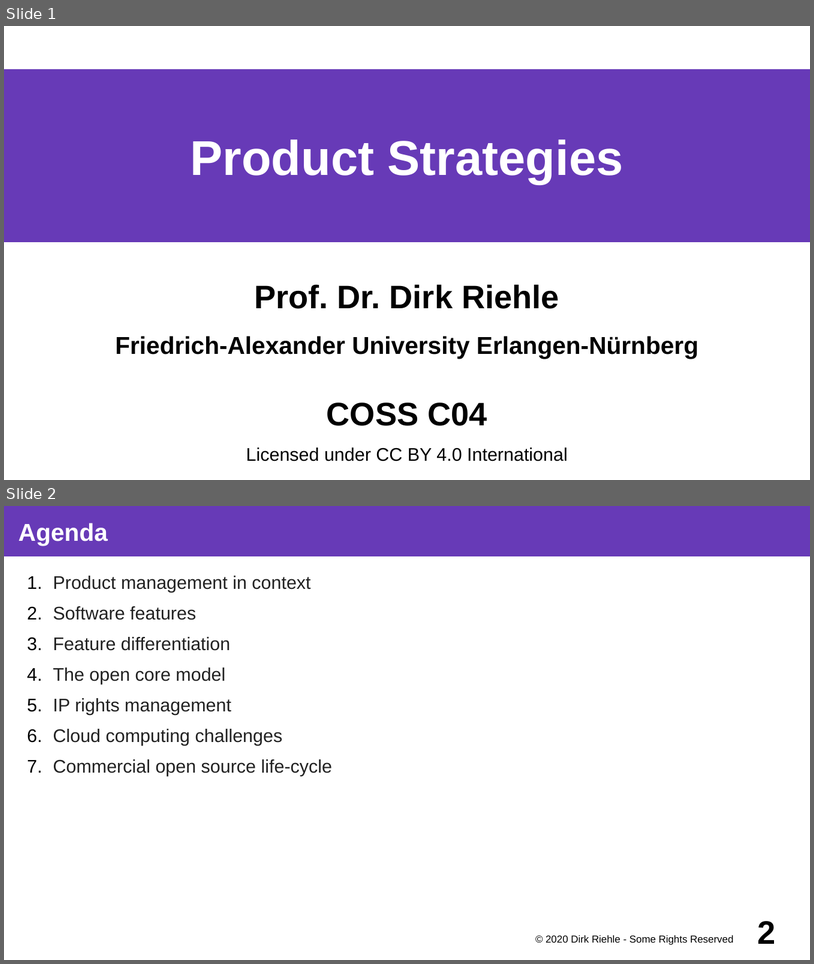
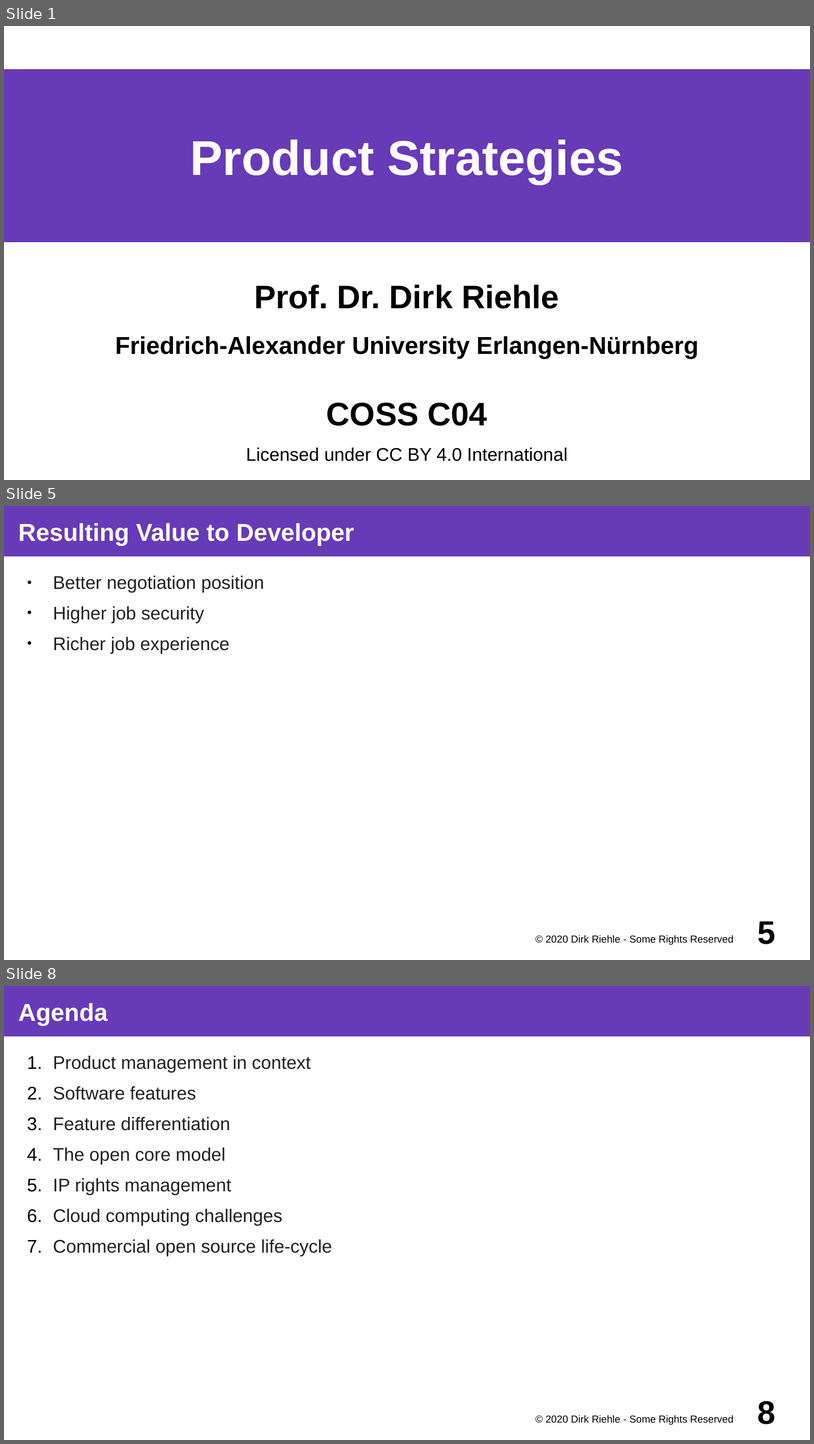
Before and after one commit to dirkriehle/coss-course, a slide deck: Lecture slides/COSS C04 - Product Strategies.odp. Shown one above the other, each under a label of ours: slides 1 and 2 before the commit, slides 1, 5 and 8 after it; the slides between them are not shown. The pictures are 814x964 and 814x1444 pixels, drawn with LibreOffice and Linux fonts; fonts in the diff are those of the drawing. Boxes give left, top, right and bottom in pixels: in the first picture for what was removed or moved away, otherwise in the second. Text is boxed around its words. In the diff, an @@ line names an element or a change of style, - is before the commit and + after.

```diff
--- a/Lecture slides/COSS C04 - Product Strategies.odp
+++ b/Lecture slides/COSS C04 - Product Strategies.odp
@@ slide 5 added at [4, 506, 810, 960], background #FFFFFF @@
@@ title added at [4, 506, 810, 556], fill #673AB7, 24 pt, text #FFFFFF, bold @@
+Resulting Value to Developer
@@ text added at [53, 576, 264, 654], 18 pt, text #212121 @@
+● Better negotiation position
+● Higher job security
+● Richer job experience
@@ text added at [546, 934, 734, 945], 10 pt, text #000000 @@
+© 2020 Dirk Riehle - Some Rights Reserved
@@ page number added at [758, 921, 776, 944], 32 pt, text #000000, bold @@
+5
@@ what was slide 2 is now slide 8 @@
@@ page number at [758, 1401, 776, 1424]: text changed @@
-2
+8
```
Also in this commit, not shown: 5 other slides added, 13 other files.
